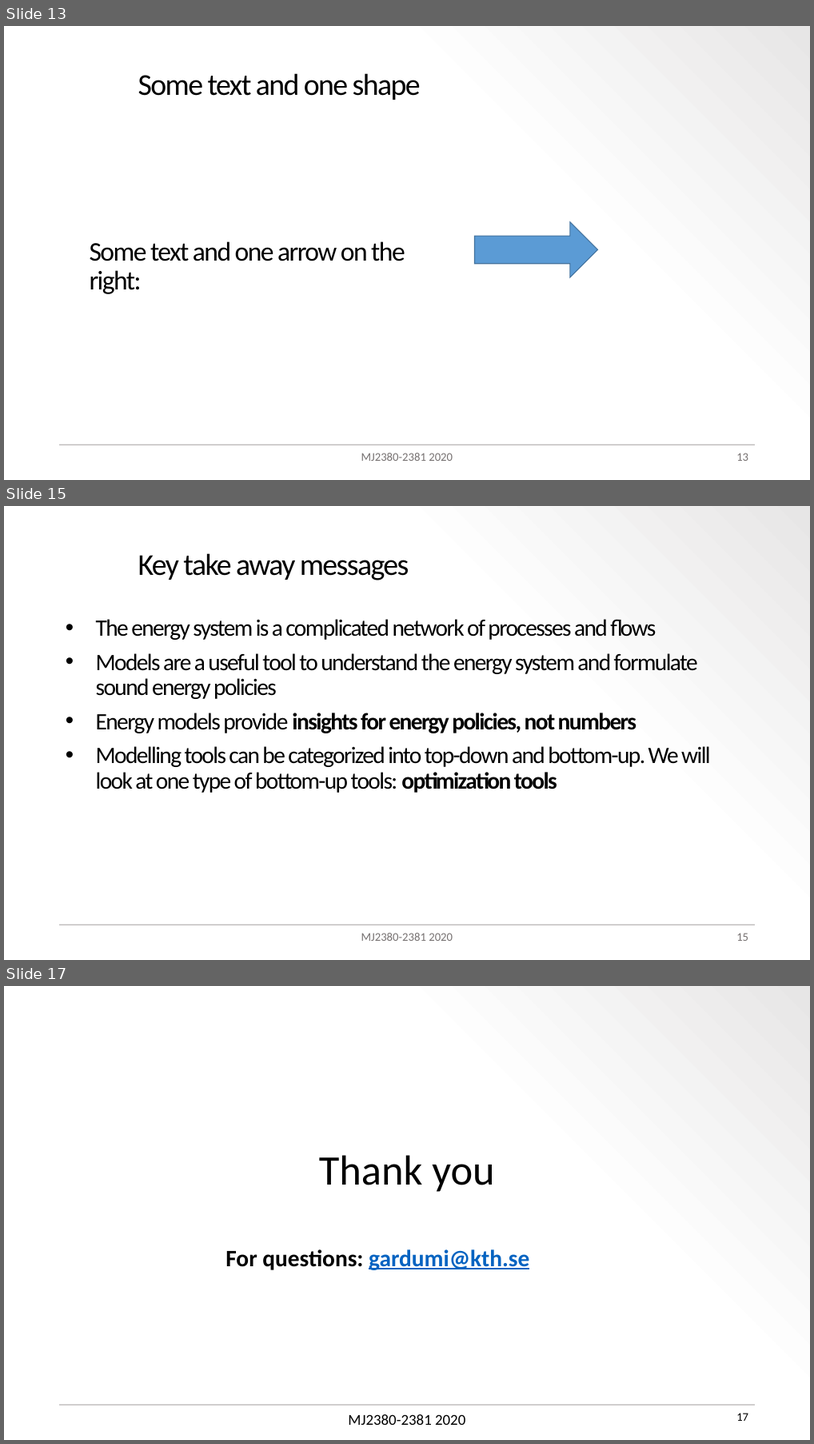
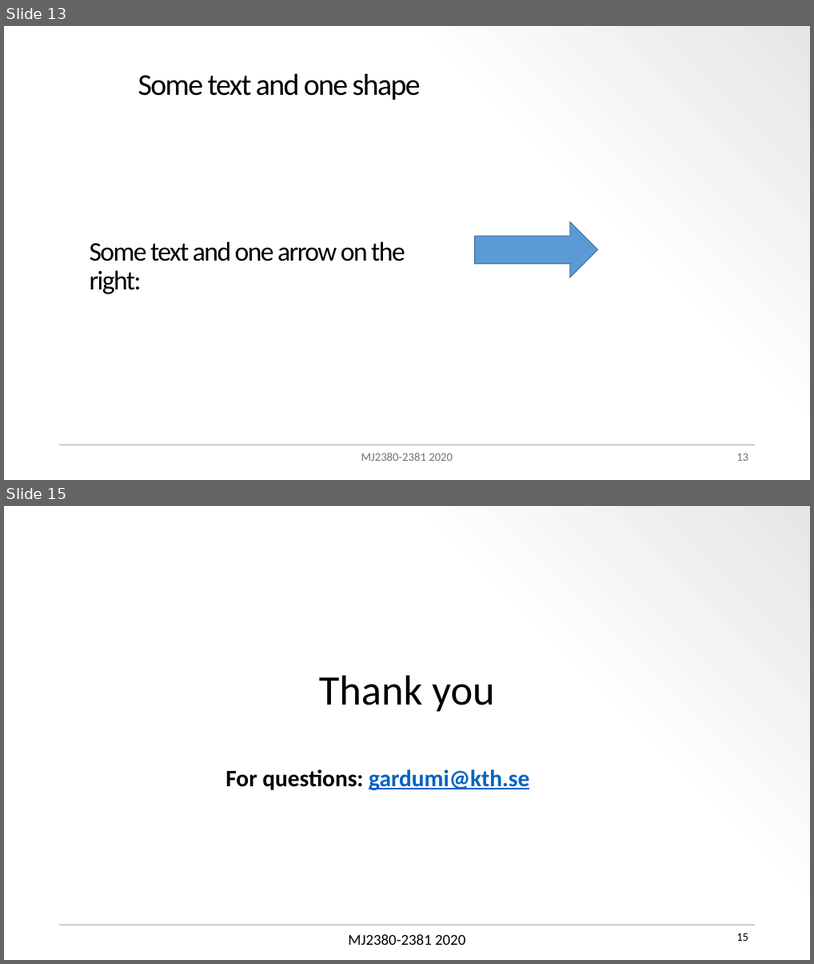
Before and after one commit to KTH-dESA/teaching_kit, a slide deck: files/ppt_presentations/ppt_demo.pptx. Shown one above the other, each under a label of ours: slides 13, 15 and 17 before the commit, slides 13 and 15 after it; the slides between them are not shown. The pictures are 814x1444 and 814x964 pixels, drawn with LibreOffice and Linux fonts; fonts in the diff are those of the drawing; background and template pictures are left out. Boxes give left, top, right and bottom in pixels: in the first picture for what was removed or moved away, otherwise in the second. Text is boxed around its words. In the diff, an @@ line names an element or a change of style, - is before the commit and + after.

```diff
--- a/files/ppt_presentations/ppt_demo.pptx
+++ b/files/ppt_presentations/ppt_demo.pptx
@@ slide 15 removed at [4,506,810,960], background gradient #FFFFFF to #FDFDFD to #E7E6E6; not listed: 1 template element that a slide beside it also shows @@
@@ title removed at [138,553,410,580] @@
-Key take away messages
@@ text removed at [96,619,710,792] @@
-• The energy system is a complicated network of processes and flows
-• Models are a useful tool to understand the energy system and formulate sound energy policies
-• Energy models provide insights for energy policies, not numbers
-• Modelling tools can be categorized into top-down and bottom-up. We will look at one type of bottom-up tools: optimization tools
@@ text removed at [362,932,453,940] @@
-MJ2380-2381 2020
@@ page number removed at [737,932,749,940] @@
-15
@@ what was slide 17 is now slide 15 @@
@@ page number at [737,932,749,940]: text changed @@
-17
+15
```
Also in this commit, not shown: 2 slides changed, 1 other slide removed, 29 other files.
